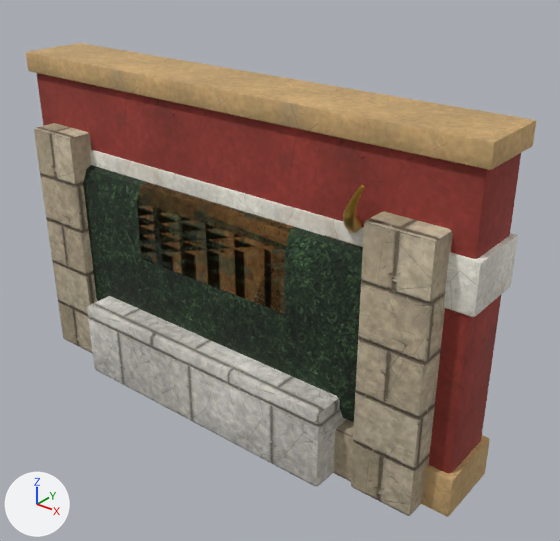
The glTF model ostatni-legion/maps/modele/Knossos.glb as it was, and as the next commit left it.
Before and after are seen from a 50 mm lens placed at (9.03, -10.07, 9.28), pointed at (0.72, 0.32, 2.84). Lighting does not change. The marker at lower left points along +X, +Y and +Z. The older version comes first. Where no turn or scale is listed for an object, it has been applied to the vertices. Vertices at exactly the same position are counted once.

Names of what the first picture shows: 'labirynt_sciana__blocks', 'labirynt_sciana__leaf_dark', 'mur_fresk__plaster', 'mur_fresk__plaster_ochre', 'mur_fresk__plaster_red', 'posag_byka__blocks_marble', 'posag_byka__bronze', 'posag_byka__gold'.
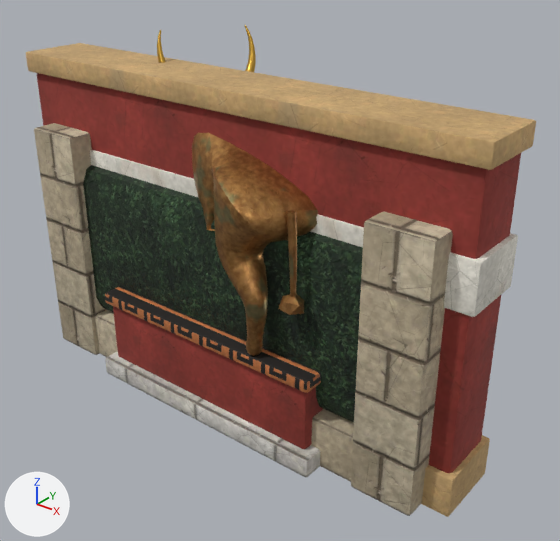
Diff of the bpy script that builds the scene:
```diff
--- a/ostatni-legion/maps/modele/Knossos.glb.py
+++ b/ostatni-legion/maps/modele/Knossos.glb.py
@@ mat_t_meander_black @@
+mat_t_meander_black = bpy.data.materials.new('T_meander_black')
+# uses the picture img_meander_black_col
+# uses the picture img_meander_black_nrm
@@ me_posag_byka__t_blocks_marble @@
-me_posag_byka__t_blocks_marble.from_pydata(...)  # 56 vertices, 108 faces; spans x -3.0..3.0, y -1.5..1.5, z 0.0..1.6
+me_posag_byka__t_blocks_marble.from_pydata(...)  # 56 vertices, 108 faces; spans x -2.7..2.7, y -1.4..1.4, z 0.0..0.4
+# me_posag_byka__t_blocks_marble part 1: 56 of 56 vertices moved; they spanned x -3.0..3.0, y -1.5..1.5, z 0.0..1.6 and now span x -2.7..2.7, y -1.4..1.4, z 0.0..0.4; mean shift (0.0, 0.0, -0.6)
+# me_posag_byka__t_blocks_marble part 2: 100 kept faces spanning x -2.7..2.7, y -1.4..1.4, z 0.0..0.4 get new texture (UV) coordinates
 me_posag_byka__t_blocks_marble.materials.append(mat_t_blocks_marble)
@@ me_posag_byka__t_bronze @@
-me_posag_byka__t_bronze.from_pydata(...)  # 456 vertices, 884 faces; spans x -2.79..3.5, y -0.9..0.9, z 1.25..4.65
+me_posag_byka__t_bronze.from_pydata(...)  # 3238 vertices, 6431 faces; spans x -2.11..2.38, y -1.7..1.44, z 1.95..6.08
+# me_posag_byka__t_bronze part 3: the loose piece of 56 vertices spanning x -2.2..2.2, y -0.9..0.9, z 2.4..4.4 is rebuilt with 2944 vertices and now spans x -2.11..2.33, y -1.7..1.44, z 1.95..6.08
+# me_posag_byka__t_bronze part 4: a new loose piece of 80 vertices spanning x 1.98..2.21, y -1.19..-0.99, z 3.2..4.82, in mat_t_bronze
+# me_posag_byka__t_bronze part 5: 12 vertices added at x 1.94..2.38, y -1.31..-0.94, z 3.04..3.4
+# other edits to the shape of me_posag_byka__t_bronze do not show in these pictures
 me_posag_byka__t_bronze.materials.append(mat_t_bronze)
@@ me_posag_byka__f_gold @@
-me_posag_byka__f_gold.from_pydata(...)  # 240 vertices, 472 faces; spans x 2.76..3.52, y -1.33..1.33, z 4.47..5.62
+me_posag_byka__f_gold.from_pydata(...)  # 304 vertices, 600 faces; spans x -2.32..-1.08, y 0.22..1.98, z 4.74..6.96
+# me_posag_byka__f_gold part 6: 120 vertices removed from x 2.76..3.52, y -1.33..-0.42, z 4.47..5.62
+# me_posag_byka__f_gold part 7: 120 vertices added at x -1.47..-1.08, y 1.14..1.98, z 5.53..6.96
+# me_posag_byka__f_gold part 8: 120 vertices added at x -2.32..-1.49, y 0.22..0.77, z 5.53..6.96
+# other edits to the shape of me_posag_byka__f_gold do not show in these pictures
 me_posag_byka__f_gold.materials.append(mat_f_gold)
@@ ob_posag_byka__plaster_red @@
+ob_posag_byka__plaster_red = bpy.data.objects.new('posag_byka__plaster_red', me_posag_byka__t_plaster_red)  # 56 vertices, 108 faces; spans x -2.5..2.5, y -1.2..1.2, z 0.4..1.7
+ob_posag_byka__plaster_red.location = (0.0, 0.0, 0.0)
@@ ob_posag_byka__meander_black @@
+ob_posag_byka__meander_black = bpy.data.objects.new('posag_byka__meander_black', me_posag_byka__t_meander_black)  # 56 vertices, 108 faces; spans x -2.6..2.6, y -1.3..1.3, z 1.7..1.94
+ob_posag_byka__meander_black.location = (0.0, 0.0, 0.0)
```

Location of each change, (x1, y1, x2, y2) in pixels of the pictures (560 x 541 px; the box of a moved part takes in the faces that stretch with it):
'posag_byka__blocks_marble', reshaped: before (87, 296, 347, 486); after (105, 351, 320, 477)
'posag_byka__bronze', reshaped: before (137, 181, 357, 314); after (192, 132, 319, 356)
'posag_byka__plaster_red', added (red): after (113, 306, 323, 449)
'posag_byka__meander_black', added: after (105, 287, 321, 393)
'posag_byka__gold', reshaped: before (343, 185, 364, 233); after (157, 25, 256, 72)
part 1 of me_posag_byka__t_blocks_marble, moved or reshaped: before (319, 398, 340, 485); after (308, 450, 320, 474)
part 2 of me_posag_byka__t_blocks_marble, surface changed: before (87, 296, 347, 486); after (105, 351, 320, 477)
part 3 of me_posag_byka__t_bronze, rebuilt: before (137, 181, 294, 314); after (192, 132, 319, 356)
part 4 of me_posag_byka__t_bronze, added (brown): after (286, 210, 297, 297)
part 5 of me_posag_byka__t_bronze, added (brown): after (278, 294, 304, 315)
part 6 of me_posag_byka__f_gold, deleted (orange): before (343, 185, 364, 233)
part 7 of me_posag_byka__f_gold, added: after (244, 25, 256, 72)
part 8 of me_posag_byka__f_gold, added: after (157, 30, 166, 63)
